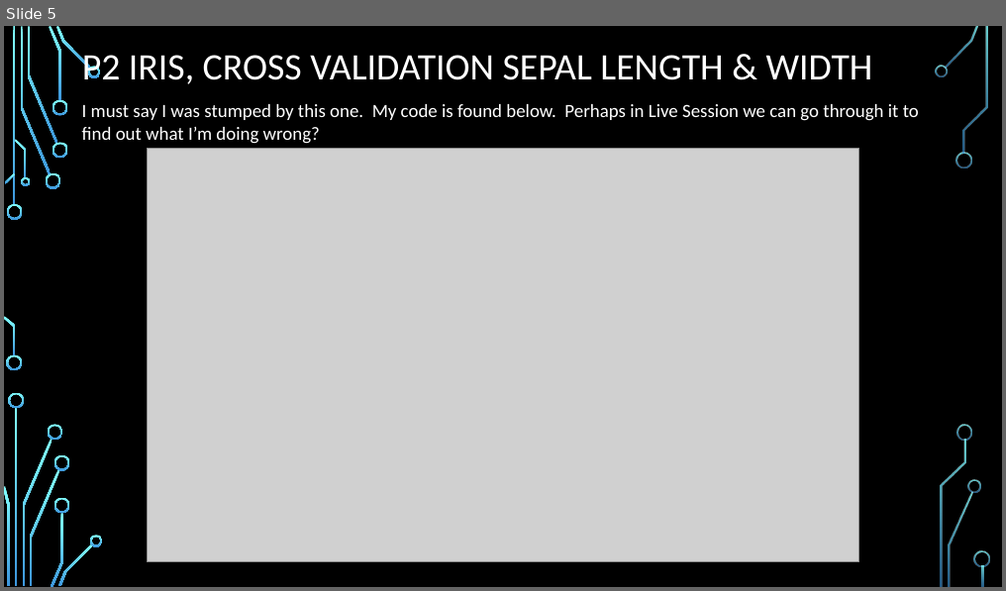
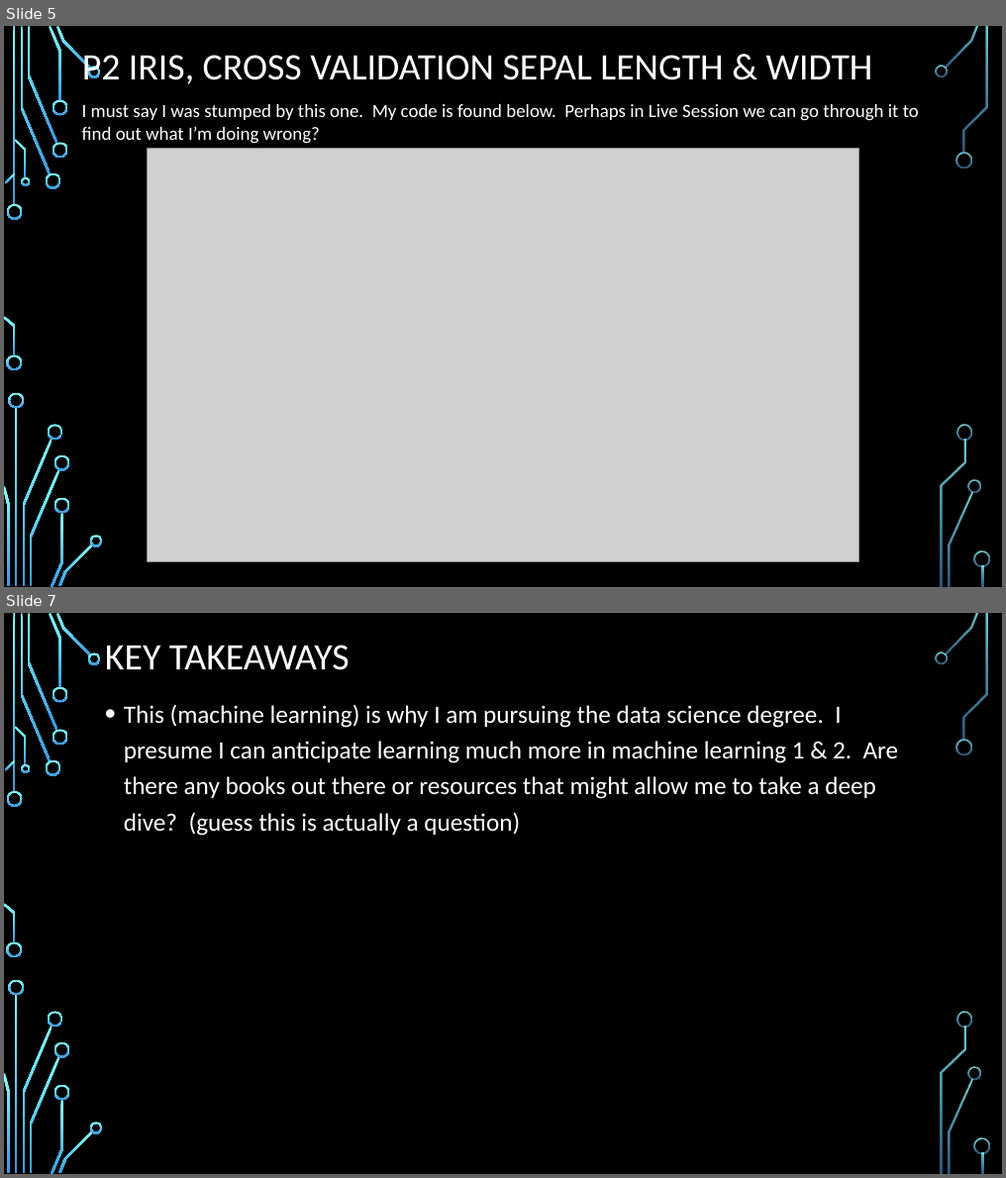
Before and after one commit to SMU-DataHub/Todd_Garner_DS6306_Week7, a slide deck: Todd_Garner_DS6306_FLS_Week7_Part2.pptx. Shown one above the other, each under a label of ours: slide 5 before the commit, slides 5 and 7 after it; the slides between them are not shown. The pictures are 1006x591 and 1006x1178 pixels, drawn with LibreOffice and Linux fonts; fonts in the diff are those of the drawing; grey boxes stand for pictures; background and template pictures are left out. Boxes give left, top, right and bottom in pixels: in the first picture for what was removed or moved away, otherwise in the second. Text is boxed around its words. In the diff, an @@ line names an element or a change of style, - is before the commit and + after.

Commit message:
Update - Question & Takeaways

```diff
--- a/Todd_Garner_DS6306_FLS_Week7_Part2.pptx
+++ b/Todd_Garner_DS6306_FLS_Week7_Part2.pptx
@@ slide 7 added at box(4, 613, 1002, 1174), background picture (left out); not listed: 36 template elements that a slide beside it also shows @@
@@ title added at box(105, 645, 350, 670), 36 pt, text #FFFFFF @@
+KEY TAKEAWAYS
@@ text added at box(124, 704, 899, 836), 24 pt, text #FFFFFF @@
+• This (machine learning) is why I am pursuing the data science degree. I presume I can anticipate learning much more in machine learning 1 & 2. Are there any books out there or resources that might allow me to take a deep dive? (guess this is actually a question)
```
Also in this commit, not shown: 1 other slide added, 1 other file.
